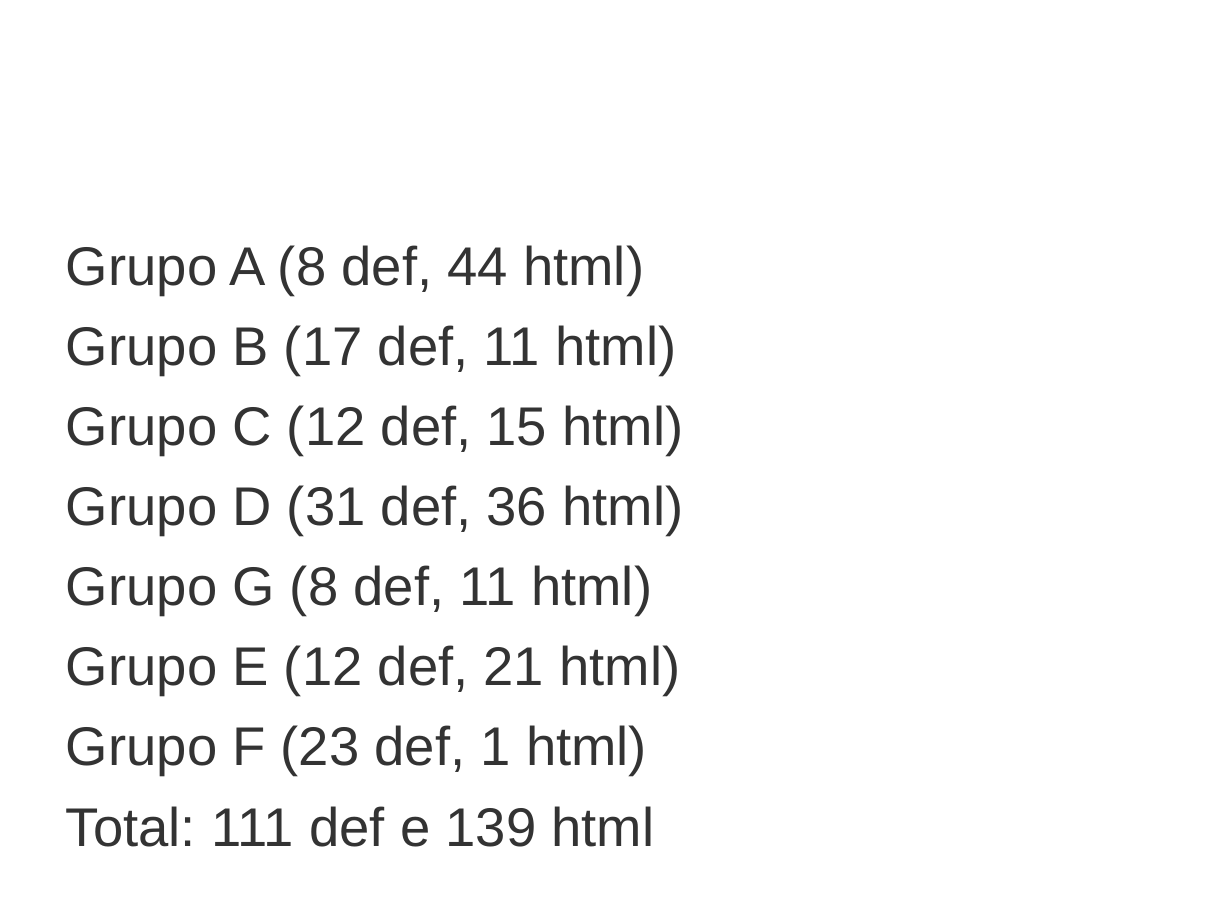
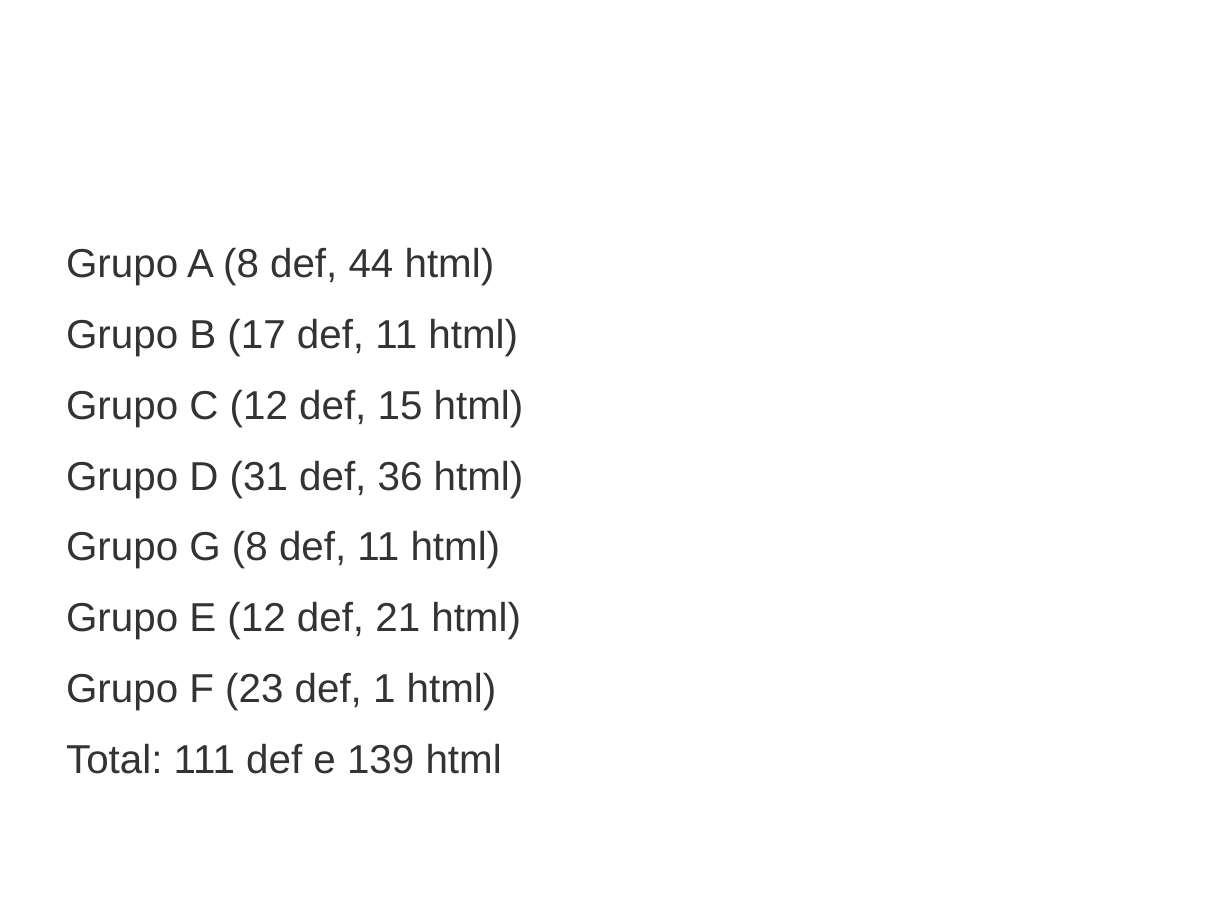
Before and after one commit to bireme/TabNetCells, a slide deck: slide 5 of apresentação.ppt. Drawn at 1232x924 pixels with LibreOffice and Linux fonts; fonts in the diff are those of the drawing; background and template pictures are left out. Boxes give left, top, right and bottom in pixels: in the first picture for what was removed or moved away, otherwise in the second. Text is boxed around its words. In the diff, an @@ line names an element or a change of style, - is before the commit and + after.

```diff
--- a/apresentação.ppt
+++ b/apresentação.ppt
@@ text "Grupo A (8 def, 44 ..." at [66,247,524,774]: size 35.1 to 26 pt; line spacing 0.83 to 0.93 @@
```
Also in this commit, not shown: 4 other slides changed, 27 other files.
